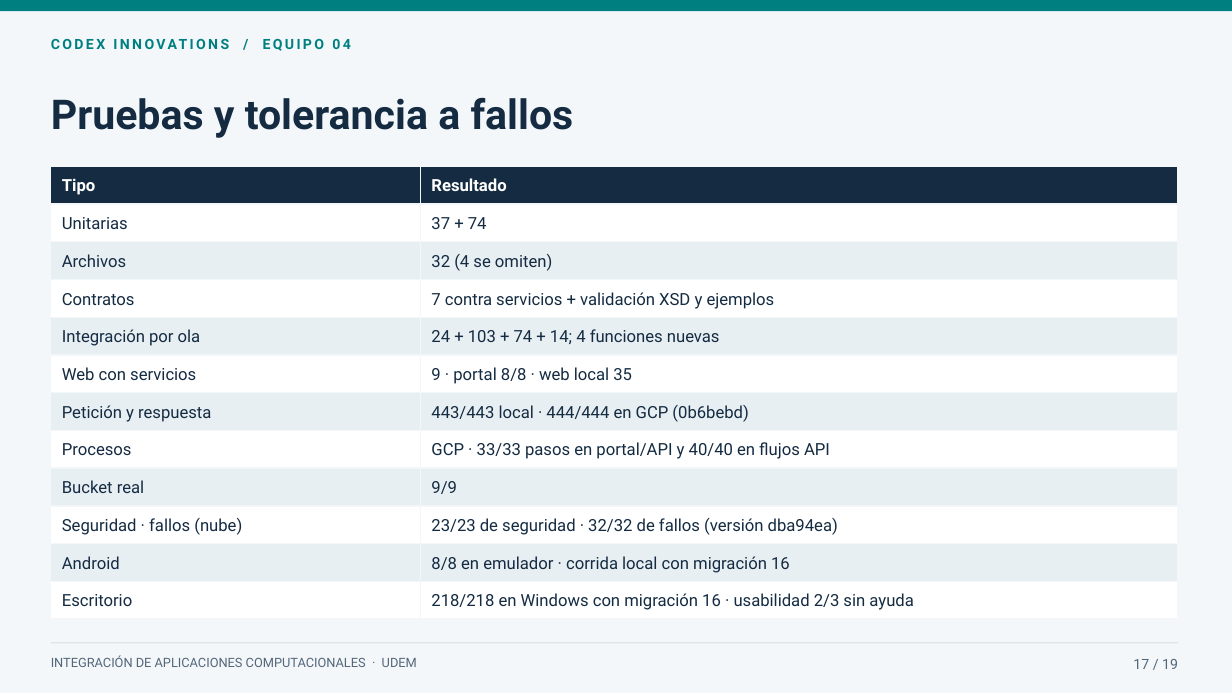
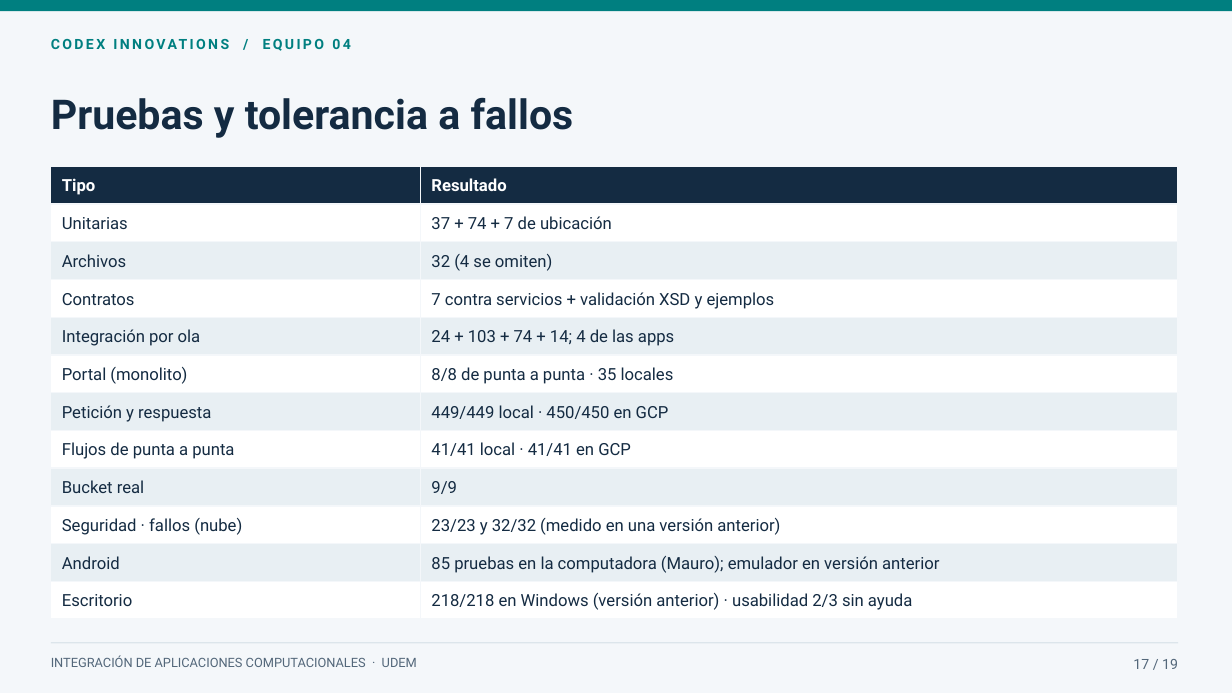
Before and after one commit to mauro-castp/proyecto-integracion, a slide deck: slide 17 of presentacion/Microhubs · Presentación final.pptx. Drawn at 1232x693 pixels with LibreOffice and Linux fonts; fonts in the diff are those of the drawing. Boxes give left, top, right and bottom in pixels: in the first picture for what was removed or moved away, otherwise in the second. Text is boxed around its words. In the diff, an @@ line names an element or a change of style, - is before the commit and + after.

```diff
--- a/presentacion/Microhubs · Presentación final.pptx
+++ b/presentacion/Microhubs · Presentación final.pptx
@@ text at (x1=431, y1=216, x2=612, y2=229): text changed @@
-37 + 74
+37 + 74 + 7 de ubicación
@@ text at (x1=431, y1=329, x2=674, y2=346): text changed @@
-24 + 103 + 74 + 14; 4 funciones nuevas
+24 + 103 + 74 + 14; 4 de las apps
@@ text at (x1=62, y1=367, x2=187, y2=384): text changed @@
-Web con servicios
+Portal (monolito)
@@ text at (x1=431, y1=367, x2=674, y2=384): text changed @@
-9 · portal 8/8 · web local 35
+8/8 de punta a punta · 35 locales
@@ text at (x1=431, y1=405, x2=669, y2=419): text changed @@
-443/443 local · 444/444 en GCP (0b6bebd)
+449/449 local · 450/450 en GCP
@@ text at (x1=62, y1=442, x2=234, y2=459): text changed @@
-Procesos
+Flujos de punta a punta
@@ text at (x1=431, y1=442, x2=631, y2=456): text changed @@
-GCP · 33/33 pasos en portal/API y 40/40 en flujos API
+41/41 local · 41/41 en GCP
@@ text at (x1=431, y1=518, x2=780, y2=535): text changed @@
-23/23 de seguridad · 32/32 de fallos (versión dba94ea)
+23/23 y 32/32 (medido en una versión anterior)
@@ text at (x1=431, y1=556, x2=939, y2=573): text changed @@
-8/8 en emulador · corrida local con migración 16
+85 pruebas en la computadora (Mauro); emulador en versión anterior
@@ text at (x1=431, y1=593, x2=912, y2=610): text changed @@
-218/218 en Windows con migración 16 · usabilidad 2/3 sin ayuda
+218/218 en Windows (versión anterior) · usabilidad 2/3 sin ayuda
```
Also in this commit, not shown: 9 other slides changed, 23 other files.
